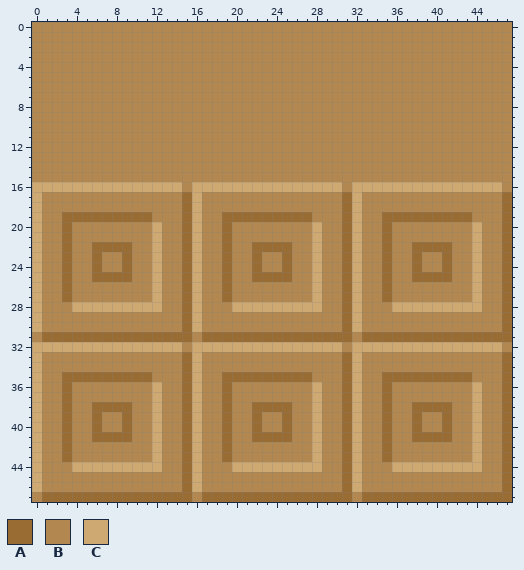
File history of a pixel-art sprite, GenSample/Assets/Resources/Image/Texture/Sandbox/Cube/Tex_block_01.png. Above is the file before it was changed.
The file is 48x48 pixels.
Palette (. is transparent): A #996c33  B #b28850  C #cfa972
New version:
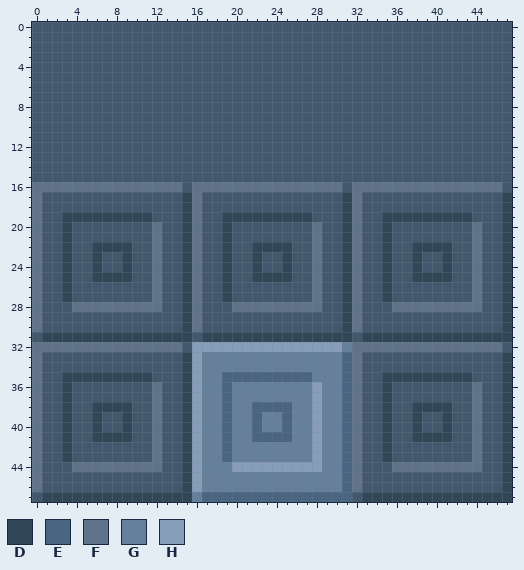
Colours new in this view: D #2f4757  E #496582  F #5f738b  G #65809c  H #869eba
The edit:
@@ palette @@
-B #b28850
+B #41586e
@@ x 0..47 @@
 15 BBBBBBBBBBBBBBBBBBBBBBBBBBBBBBBBBBBBBBBBBBBBBBBB
-16 CCCCCCCCCCCCCCCBCCCCCCCCCCCCCCCBCCCCCCCCCCCCCCCB
-17 CBBBBBBBBBBBBBBACBBBBBBBBBBBBBBACBBBBBBBBBBBBBBA
-18 CBBBBBBBBBBBBBBACBBBBBBBBBBBBBBACBBBBBBBBBBBBBBA
-19 CBBAAAAAAAAABBBACBBAAAAAAAAABBBACBBAAAAAAAAABBBA
-20 CBBABBBBBBBBCBBACBBABBBBBBBBCBBACBBABBBBBBBBCBBA
-21 CBBABBBBBBBBCBBACBBABBBBBBBBCBBACBBABBBBBBBBCBBA
-22 CBBABBAAAABBCBBACBBABBAAAABBCBBACBBABBAAAABBCBBA
-23 CBBABBABBABBCBBACBBABBABBABBCBBACBBABBABBABBCBBA
-24 CBBABBABBABBCBBACBBABBABBABBCBBACBBABBABBABBCBBA
-25 CBBABBAAAABBCBBACBBABBAAAABBCBBACBBABBAAAABBCBBA
-26 CBBABBBBBBBBCBBACBBABBBBBBBBCBBACBBABBBBBBBBCBBA
-27 CBBABBBBBBBBCBBACBBABBBBBBBBCBBACBBABBBBBBBBCBBA
-28 CBBBCCCCCCCCCBBACBBBCCCCCCCCCBBACBBBCCCCCCCCCBBA
-29 CBBBBBBBBBBBBBBACBBBBBBBBBBBBBBACBBBBBBBBBBBBBBA
-30 CBBBBBBBBBBBBBBACBBBBBBBBBBBBBBACBBBBBBBBBBBBBBA
-31 BAAAAAAAAAAAAAAABAAAAAAAAAAAAAAABAAAAAAAAAAAAAAA
-32 CCCCCCCCCCCCCCCBCCCCCCCCCCCCCCCBCCCCCCCCCCCCCCCB
-33 CBBBBBBBBBBBBBBACBBBBBBBBBBBBBBACBBBBBBBBBBBBBBA
-34 CBBBBBBBBBBBBBBACBBBBBBBBBBBBBBACBBBBBBBBBBBBBBA
-35 CBBAAAAAAAAABBBACBBAAAAAAAAABBBACBBAAAAAAAAABBBA
-36 CBBABBBBBBBBCBBACBBABBBBBBBBCBBACBBABBBBBBBBCBBA
-37 CBBABBBBBBBBCBBACBBABBBBBBBBCBBACBBABBBBBBBBCBBA
-38 CBBABBAAAABBCBBACBBABBAAAABBCBBACBBABBAAAABBCBBA
-39 CBBABBABBABBCBBACBBABBABBABBCBBACBBABBABBABBCBBA
-40 CBBABBABBABBCBBACBBABBABBABBCBBACBBABBABBABBCBBA
-41 CBBABBAAAABBCBBACBBABBAAAABBCBBACBBABBAAAABBCBBA
-42 CBBABBBBBBBBCBBACBBABBBBBBBBCBBACBBABBBBBBBBCBBA
-43 CBBABBBBBBBBCBBACBBABBBBBBBBCBBACBBABBBBBBBBCBBA
-44 CBBBCCCCCCCCCBBACBBBCCCCCCCCCBBACBBBCCCCCCCCCBBA
-45 CBBBBBBBBBBBBBBACBBBBBBBBBBBBBBACBBBBBBBBBBBBBBA
-46 CBBBBBBBBBBBBBBACBBBBBBBBBBBBBBACBBBBBBBBBBBBBBA
-47 BAAAAAAAAAAAAAAABAAAAAAAAAAAAAAABAAAAAAAAAAAAAAA
+16 FFFFFFFFFFFFFFFBFFFFFFFFFFFFFFFBFFFFFFFFFFFFFFFB
+17 FBBBBBBBBBBBBBBDFBBBBBBBBBBBBBBDFBBBBBBBBBBBBBBD
+18 FBBBBBBBBBBBBBBDFBBBBBBBBBBBBBBDFBBBBBBBBBBBBBBD
+19 FBBDDDDDDDDDBBBDFBBDDDDDDDDDBBBDFBBDDDDDDDDDBBBD
+20 FBBDBBBBBBBBFBBDFBBDBBBBBBBBFBBDFBBDBBBBBBBBFBBD
+21 FBBDBBBBBBBBFBBDFBBDBBBBBBBBFBBDFBBDBBBBBBBBFBBD
+22 FBBDBBDDDDBBFBBDFBBDBBDDDDBBFBBDFBBDBBDDDDBBFBBD
+23 FBBDBBDBBDBBFBBDFBBDBBDBBDBBFBBDFBBDBBDBBDBBFBBD
+24 FBBDBBDBBDBBFBBDFBBDBBDBBDBBFBBDFBBDBBDBBDBBFBBD
+25 FBBDBBDDDDBBFBBDFBBDBBDDDDBBFBBDFBBDBBDDDDBBFBBD
+26 FBBDBBBBBBBBFBBDFBBDBBBBBBBBFBBDFBBDBBBBBBBBFBBD
+27 FBBDBBBBBBBBFBBDFBBDBBBBBBBBFBBDFBBDBBBBBBBBFBBD
+28 FBBBFFFFFFFFFBBDFBBBFFFFFFFFFBBDFBBBFFFFFFFFFBBD
+29 FBBBBBBBBBBBBBBDFBBBBBBBBBBBBBBDFBBBBBBBBBBBBBBD
+30 FBBBBBBBBBBBBBBDFBBBBBBBBBBBBBBDFBBBBBBBBBBBBBBD
+31 BDDDDDDDDDDDDDDDBDDDDDDDDDDDDDDDBDDDDDDDDDDDDDDD
+32 FFFFFFFFFFFFFFFBHHHHHHHHHHHHHHHGFFFFFFFFFFFFFFFB
+33 FBBBBBBBBBBBBBBDHGGGGGGGGGGGGGGEFBBBBBBBBBBBBBBD
+34 FBBBBBBBBBBBBBBDHGGGGGGGGGGGGGGEFBBBBBBBBBBBBBBD
+35 FBBDDDDDDDDDBBBDHGGEEEEEEEEEGGGEFBBDDDDDDDDDBBBD
+36 FBBDBBBBBBBBFBBDHGGEGGGGGGGGHGGEFBBDBBBBBBBBFBBD
+37 FBBDBBBBBBBBFBBDHGGEGGGGGGGGHGGEFBBDBBBBBBBBFBBD
+38 FBBDBBDDDDBBFBBDHGGEGGEEEEGGHGGEFBBDBBDDDDBBFBBD
+39 FBBDBBDBBDBBFBBDHGGEGGEGGEGGHGGEFBBDBBDBBDBBFBBD
+40 FBBDBBDBBDBBFBBDHGGEGGEGGEGGHGGEFBBDBBDBBDBBFBBD
+41 FBBDBBDDDDBBFBBDHGGEGGEEEEGGHGGEFBBDBBDDDDBBFBBD
+42 FBBDBBBBBBBBFBBDHGGEGGGGGGGGHGGEFBBDBBBBBBBBFBBD
+43 FBBDBBBBBBBBFBBDHGGEGGGGGGGGHGGEFBBDBBBBBBBBFBBD
+44 FBBBFFFFFFFFFBBDHGGGHHHHHHHHHGGEFBBBFFFFFFFFFBBD
+45 FBBBBBBBBBBBBBBDHGGGGGGGGGGGGGGEFBBBBBBBBBBBBBBD
+46 FBBBBBBBBBBBBBBDHGGGGGGGGGGGGGGEFBBBBBBBBBBBBBBD
+47 BDDDDDDDDDDDDDDDGEEEEEEEEEEEEEEEBDDDDDDDDDDDDDDD
